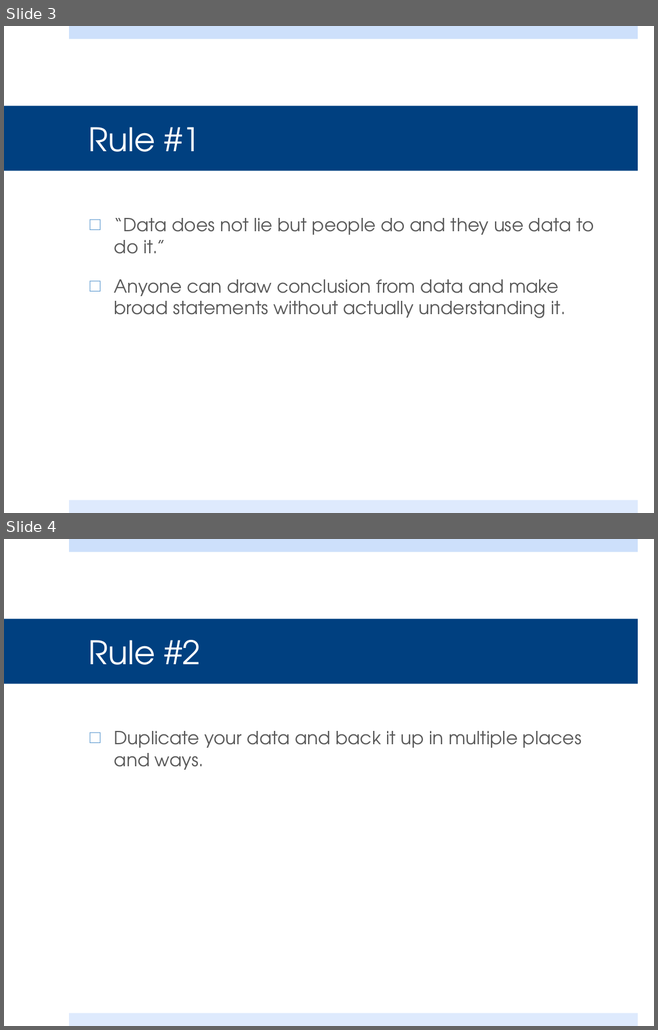
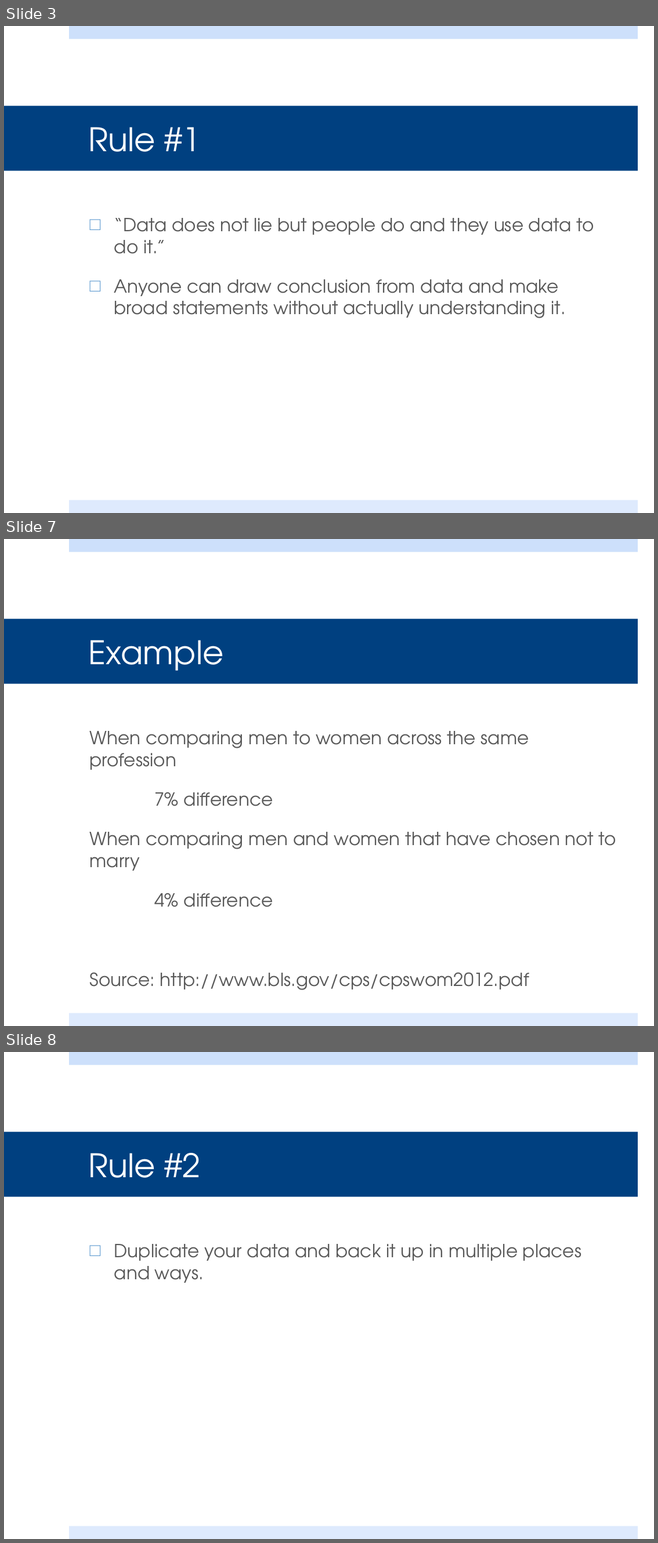
Before and after one commit to steven-king/j586, a slide deck: _classes/17_data/Class17_data.pptx. Shown one above the other, each under a label of ours: slides 3 and 4 before the commit, slides 3, 7 and 8 after it; the slides between them are not shown. The pictures are 658x1030 and 658x1543 pixels, drawn with LibreOffice and Linux fonts; fonts in the diff are those of the drawing. Boxes give left, top, right and bottom in pixels: in the first picture for what was removed or moved away, otherwise in the second. Text is boxed around its words. In the diff, an @@ line names an element or a change of style, - is before the commit and + after.

```diff
--- a/_classes/17_data/Class17_data.pptx
+++ b/_classes/17_data/Class17_data.pptx
@@ slide 7 added at <box>4,539,654,1026</box>, background #FFFFFF; not listed: 2 template elements that a slide beside it also shows @@
@@ title added at <box>4,619,637,684</box>, fill #004080, 36 pt, text #FFFFFF @@
+Example
@@ text added at <box>90,731,616,990</box>, 20 pt, text #595959 @@
+When comparing men to women across the same profession
+7% difference
+When comparing men and women that have chosen not to marry
+4% difference
+Source: http://www.bls.gov/cps/cpswom2012.pdf
@@ what was slide 4 is now slide 8 @@
```
Also in this commit, not shown: 3 slides changed, 5 other slides added, 1 slide removed.
